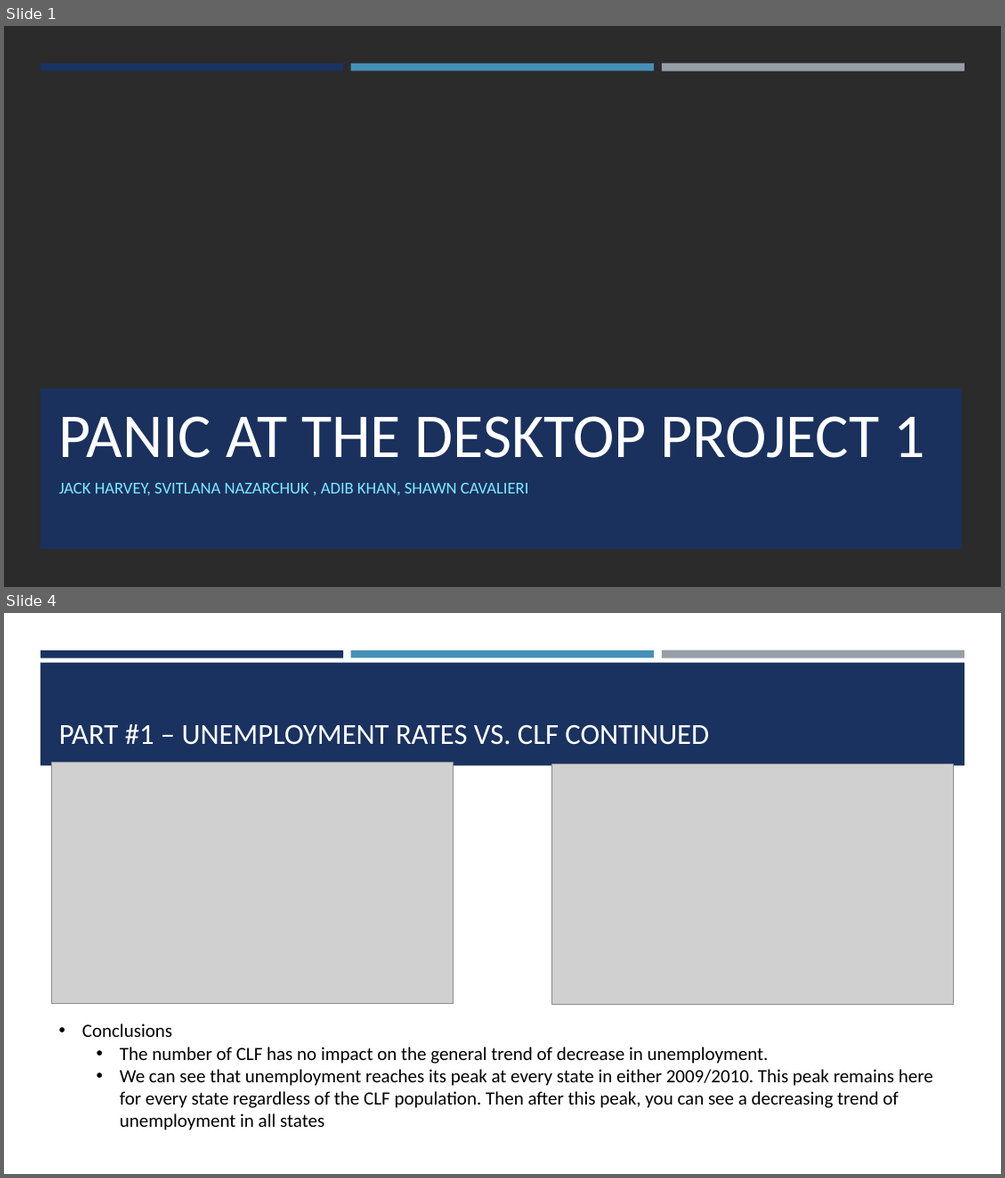
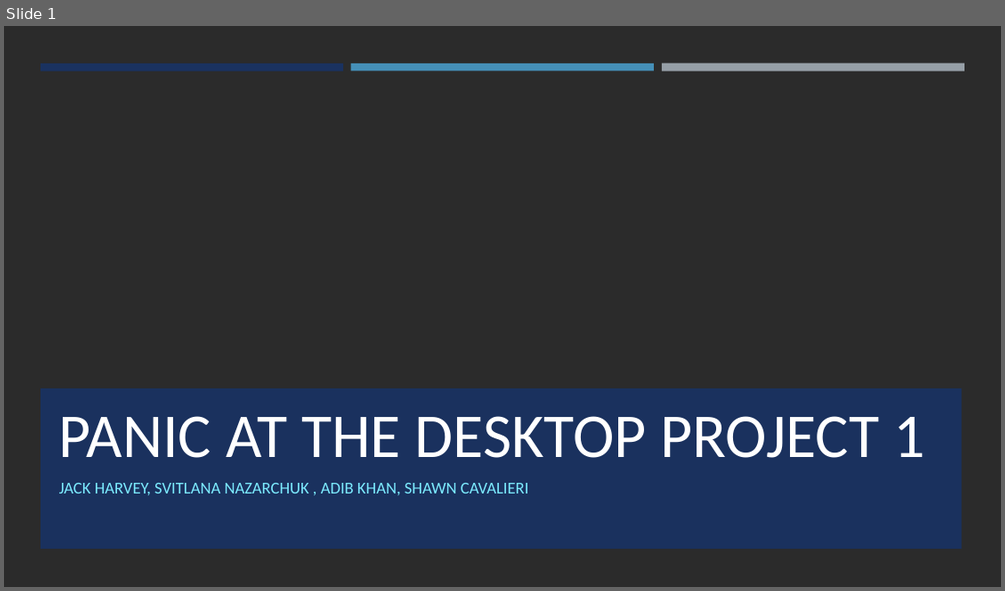
Before and after one commit to shawn-cavalieri/panic_at_the_desktop_project_1, a slide deck: Panic At The Desktop Project 1-.pptx. Shown one above the other, each under a label of ours: slides 1 and 4 before the commit, slide 1 after it; the slides between them are not shown. The pictures are 1005x1178 and 1005x591 pixels, drawn with LibreOffice and Linux fonts; fonts in the diff are those of the drawing; grey boxes stand for pictures; background and template pictures are left out; a plain dark background stands for a picture behind light text. Boxes give left, top, right and bottom in pixels: in the first picture for what was removed or moved away, otherwise in the second. Text is boxed around its words. In the diff, an @@ line names an element or a change of style, - is before the commit and + after.

```diff
--- a/Panic At The Desktop Project 1-.pptx
+++ b/Panic At The Desktop Project 1-.pptx
@@ slide 4 removed at <box>4,613,1001,1174</box>, background #FFFFFF @@
@@ rectangle removed at <box>40,650,343,657</box> @@
@@ rectangle removed at <box>40,662,965,765</box> @@
@@ rectangle removed at <box>351,650,654,657</box> @@
@@ rectangle removed at <box>662,650,964,658</box> @@
@@ title removed at <box>59,724,709,745</box> @@
-PART #1 – UNEMPLOYMENT RATES VS. CLF CONTINUED
@@ picture removed at <box>52,762,453,1003</box> @@
@@ picture removed at <box>552,763,954,1004</box> @@
@@ text removed at <box>82,1023,933,1130</box> @@
-• Conclusions
-  • The number of CLF has no impact on the general trend of decrease in unemployment.
-  • We can see that unemployment reaches its peak at every state in either 2009/2010. This peak remains here for every state regardless of the CLF population. Then after this peak, you can see a decreasing trend of unemployment in all states
```
Also in this commit, not shown: 9 slides changed, 1 slide added.
